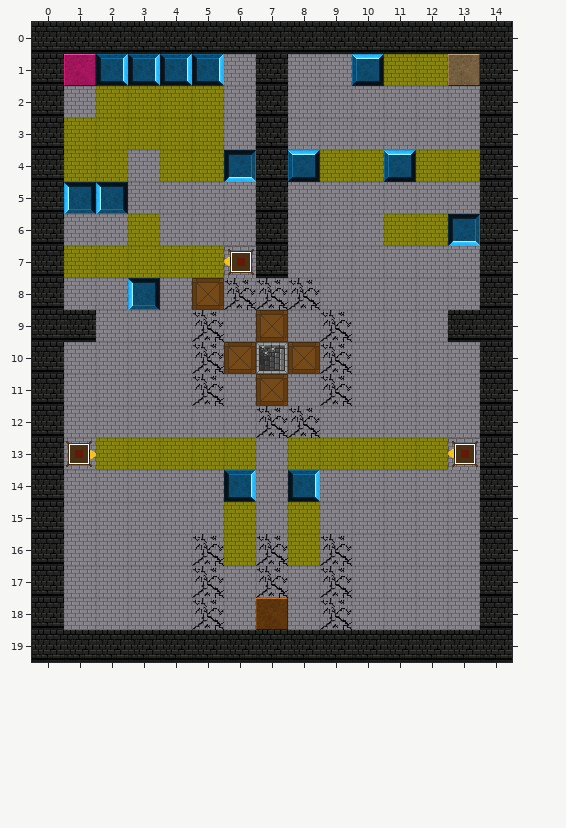
Tiled map (JSON): public/assets/levels/level4.json. The picture above is the old version.
Cells are 32x32 px. Shown: x 0..14, y 0..19. The old version is drawn lined up with the new one.
Once edited:
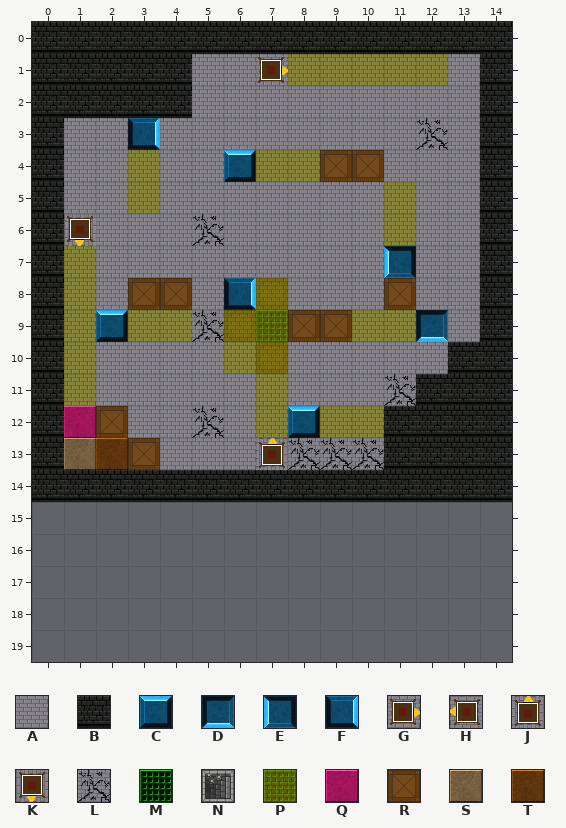
Key: from "tilesBackground": A 0, B 19, C 33, D 33 turned 180, E 33 turned 270, F 33 turned 90, G 47, H 47 turned 180, J 47 turned 270, K 47 turned 90, L 60, M 62, N 63, P 70, Q 98, R 110, S 112, T 126.
_ is an empty cell, # one hidden under a higher layer, . an unchanged one.
See-through tiles are keyed as they look on the map.
The exact change:
map size 15x20 -> 15x15 cells
layer "lightLayer" opacity 100% -> 66%
--- layer "backgroundLayer"
@@ x 0..14 @@
-15 #AAAAA#A#AAAAA#
-16 #AAAA#####AAAA#
-17 #AAAA#A#A#AAAA#
-18 #AAAA#A#A#AAAA#
-19 ###############
+15 _______________
+16 _______________
+17 _______________
+18 _______________
+19 _______________
--- layer "blockedLayer"
@@ x 1..7 @@
- 1 ____..B
- 2 ____..B
- 3 ......B
- 4 ......B
- 5 ......B
- 6 ......B
- 7 ......B
+ 1 BBBB.._
+ 2 BBBB.._
+ 3 ......_
+ 4 ......_
+ 5 ......_
+ 6 ......_
+ 7 ......_
@@ x 0..14 @@
- 9 .B...........B.
-10 ............._.
-11 ............__.
-12 ...........___.
-13 ...........___.
-14 ._____________.
-15 B.............B
-16 B.............B
-17 B.............B
-18 B.............B
-19 BBBBBBBBBBBBBBB
+ 9 ._..........._.
+10 .............B.
+11 ............BB.
+12 ...........BBB.
+13 ...........BBB.
+14 .BBBBBBBBBBBBB.
+15 _............._
+16 _............._
+17 _............._
+18 _............._
+19 _______________
--- layer "crackedLayer"
@@ x 12..12 @@
- 3 _
+ 3 L
@@ x 5..5 @@
- 6 _
+ 6 L
@@ x 5..11 @@
- 8 .LLL...
- 9 ....L..
-10 L...L..
-11 L...L._
-12 _.LL...
-13 ...___.
+ 8 .___...
+ 9 ...._..
+10 _..._..
+11 _..._.L
+12 L.__...
+13 ...LLL.
@@ x 5..9 @@
-16 L.L.L
-17 L.L.L
-18 L...L
+16 _._._
+17 _._._
+18 _..._
--- layer "winLayer"
@@ x 7..7 @@
- 9 _
-10 N
+ 9 M
+10 _
--- layer "moveableLayer"
@@ x 9..10 @@
- 4 __
+ 4 RR
@@ x 2..11 @@
- 8 .__R._..._
- 9 ...._R__..
-10 ....R_R...
-11 .....R....
-12 _.........
-13 ._........
+ 8 .RR_.R...R
+ 9 ....R_RR..
+10 ...._R_...
+11 ....._....
+12 R.........
+13 .R........
--- layer "guardLayer"
@@ x 2..10 @@
- 1 FFFF._..C
+ 1 ____.G.._
@@ x 1..13 @@
- 3 .._..........
- 4 .....D.C..C..
- 5 EE...........
- 6 _...........D
- 7 .....H...._..
- 8 ..E.._.......
- 9 ._........._.
+ 3 ..F..........
+ 4 .....C._.._..
+ 5 __...........
+ 6 K..........._
+ 7 ....._....E..
+ 8 .._..F.......
+ 9 .C.........D.
@@ x 1..13 @@
-12 ......._.....
-13 G....._.....H
-14 .....F.F.....
+12 .......C.....
+13 _.....J....._
+14 ....._._.....
--- layer "lightLayer"
@@ x 1..13 @@
- 1 .......___...
- 2 .PPPP........
- 3 PPPPP........
- 4 PP_PP.__PP.PP
- 5 .._......._..
- 6 ..P........P.
- 7 .PPPP........
- 8 _....._......
- 9 _.__.__..__..
-10 _....__......
-11 _....._......
-12 ......_.__...
-13 .PPPPP.PPPPP.
+ 1 .......PPP...
+ 2 .____........
+ 3 _____........
+ 4 __P__.PP__.__
+ 5 ..P.......P..
+ 6 .._........_.
+ 7 .____........
+ 8 P.....P......
+ 9 P.PP.PP..PP..
+10 P....PP......
+11 P.....P......
+12 ......P.PP...
+13 ._____._____.
@@ x 6..8 @@
-15 P.P
-16 P.P
+15 _._
+16 _._
--- layer "startLayer"
@@ x 1..13 @@
- 1 Q...........S
+ 1 _..........._
@@ x 1..2 @@
-12 _.
-13 __
+12 Q.
+13 ST
@@ x 7..7 @@
-18 T
+18 _
